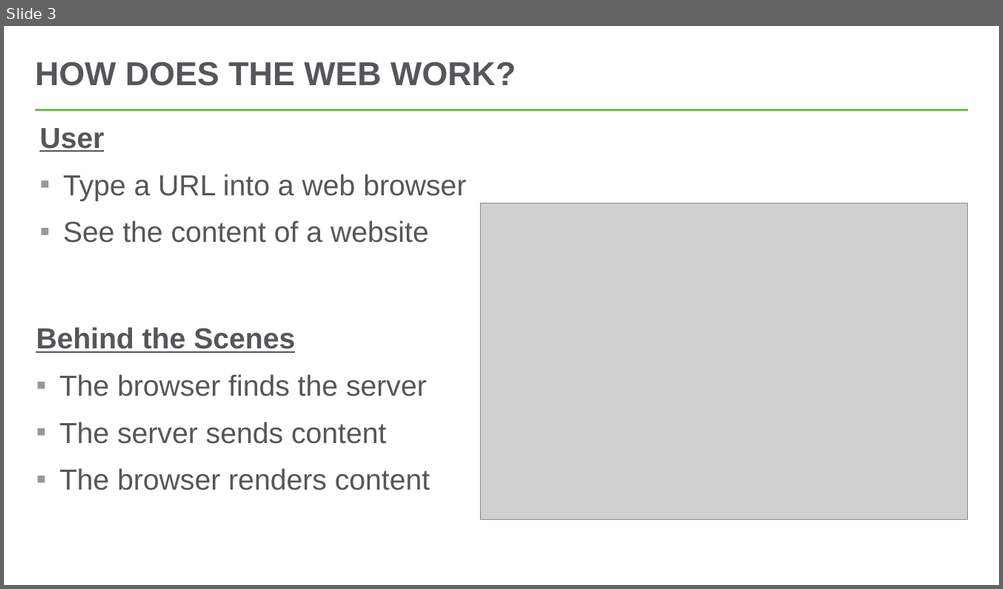
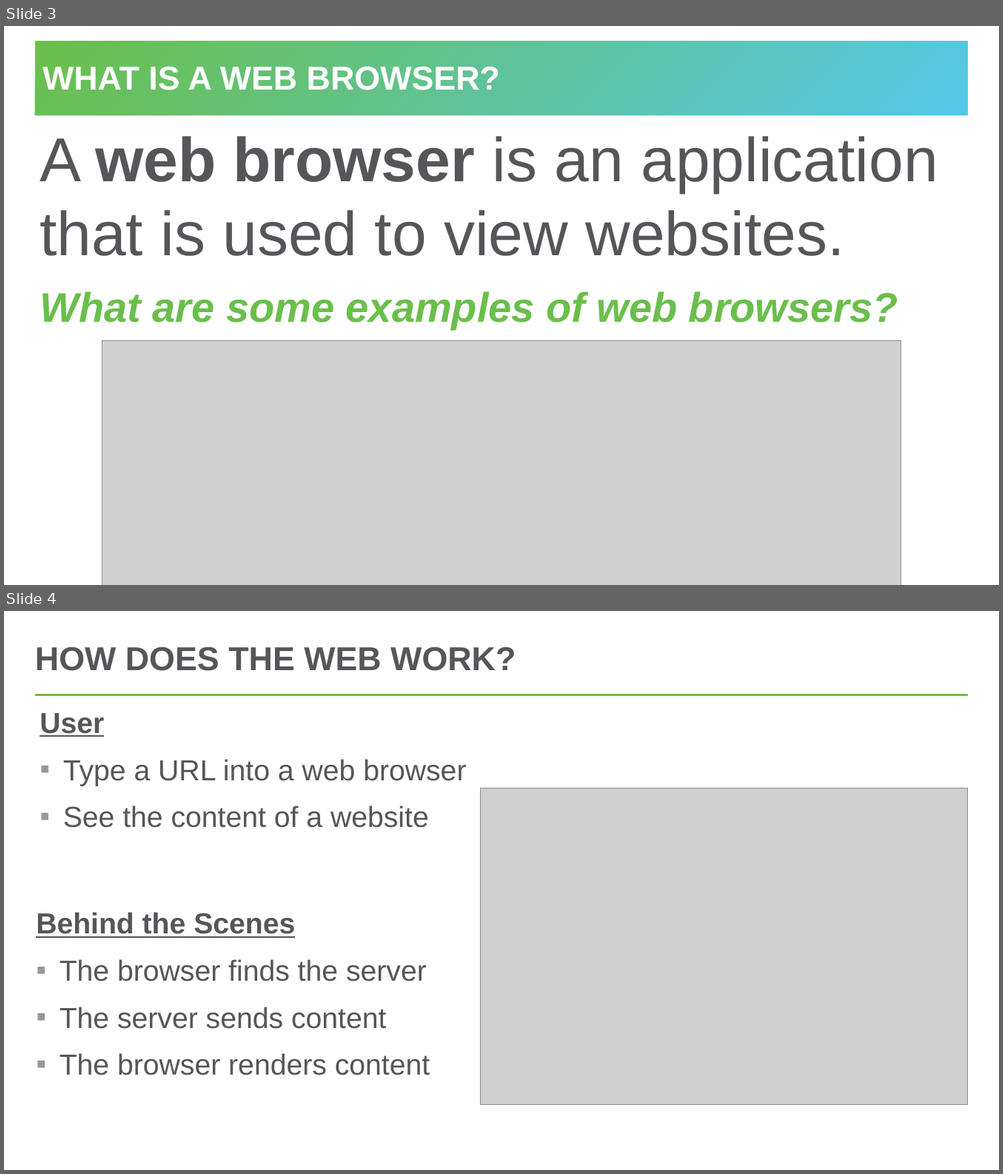
Before and after one commit to hytechclub/web-101, a slide deck: Week01/HelloHtml.pptx. Shown one above the other, each under a label of ours: slide 3 before the commit, slides 3 and 4 after it. The pictures are 1003x589 and 1003x1174 pixels, drawn with LibreOffice and Linux fonts; fonts in the diff are those of the drawing; grey boxes stand for pictures. Boxes give left, top, right and bottom in pixels: in the first picture for what was removed or moved away, otherwise in the second. Text is boxed around its words. In the diff, an @@ line names an element or a change of style, - is before the commit and + after.

```diff
--- a/Week01/HelloHtml.pptx
+++ b/Week01/HelloHtml.pptx
@@ slide 3 added at (4,26,999,585), background #FFFFFF @@
@@ title added at (35,41,968,116), fill gradient #6ABF4B to #54C8E8, 32 pt, text #FFFFFF, bold @@
+WHAT IS A WEB BROWSER?
@@ text added at (40,136,937,329), 60 pt, text #56565A, bold @@
+A web browser is an application that is used to view websites.
+What are some examples of web browsers?
@@ picture added at (102,340,901,585) @@
@@ what was slide 3 is now slide 4 @@
```
Also in this commit, not shown: 5 slides changed, 4 other slides added, 5 other files.
